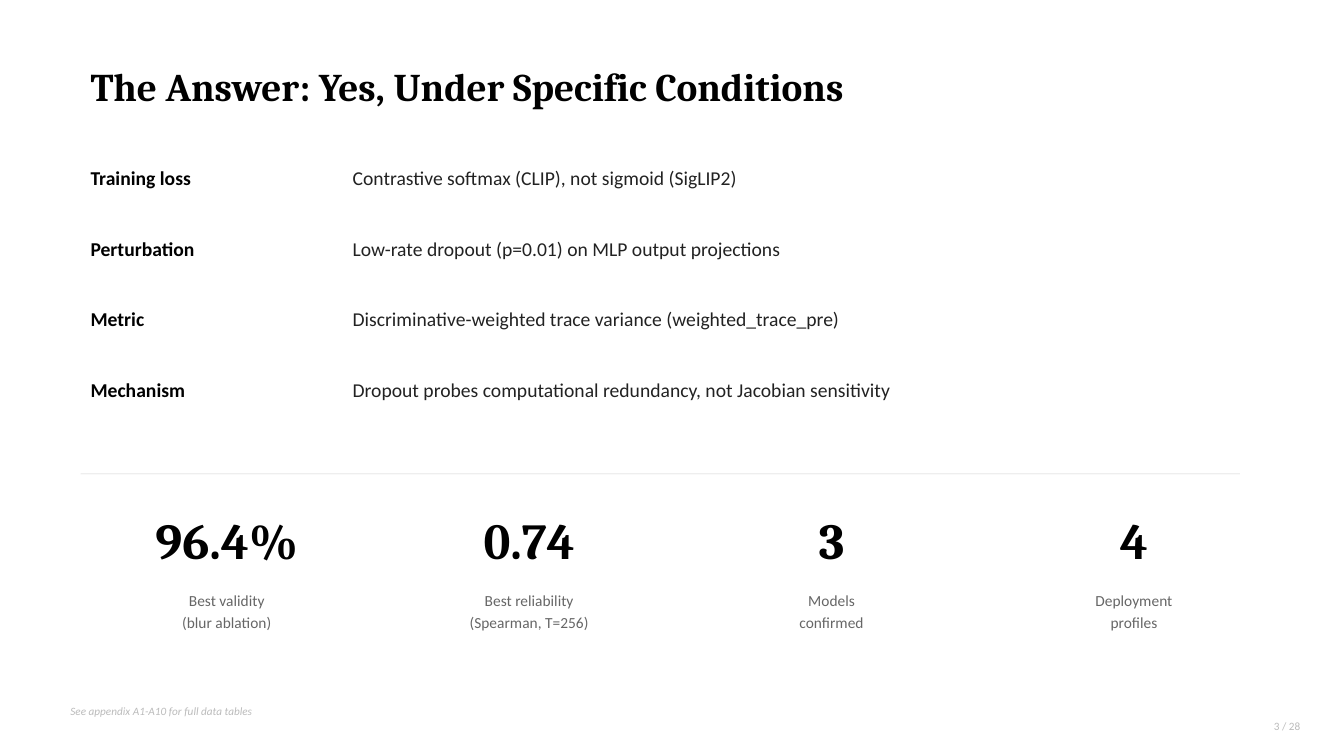
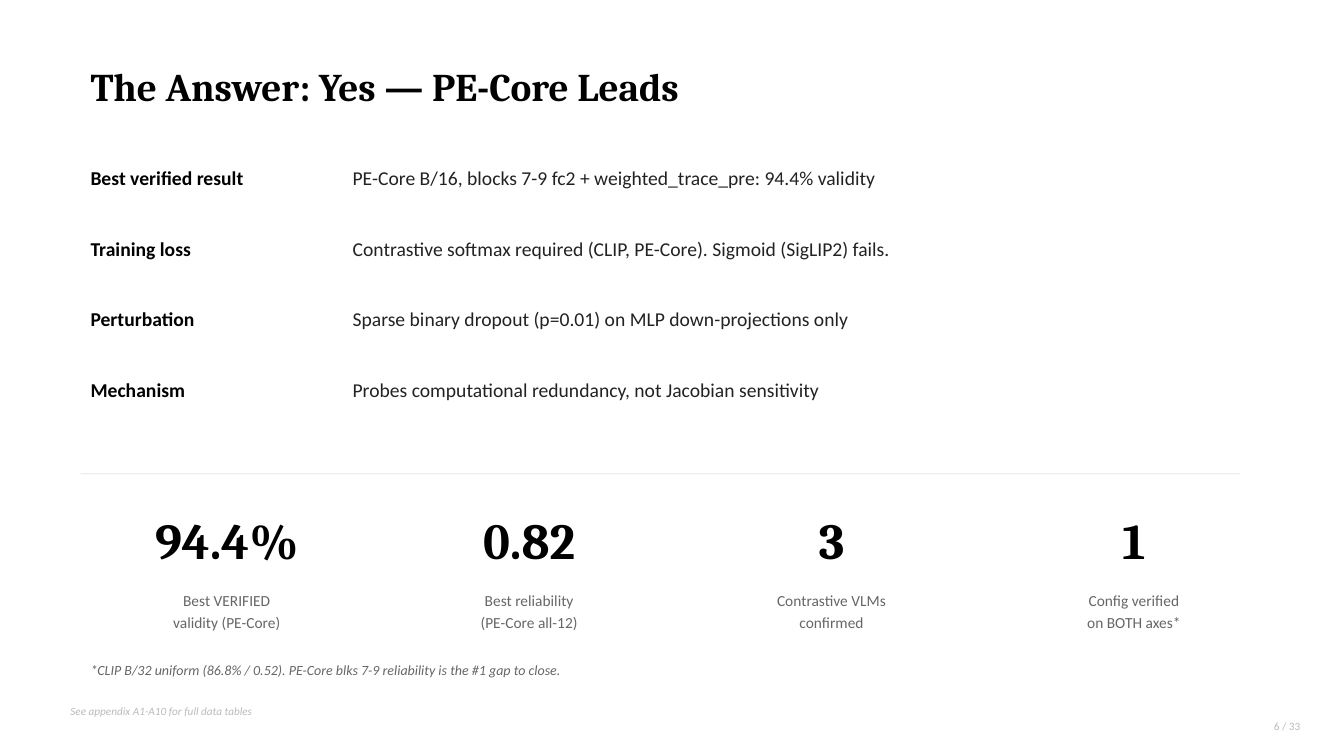
Before and after one commit to fwromano/mcdo-vlm-uncertainty, a slide deck: slide 6 of MC_Dropout_Status_Update.pptx (slide 3 before the commit). Drawn at 1344x756 pixels with LibreOffice and Linux fonts; fonts in the diff are those of the drawing. Boxes give left, top, right and bottom in pixels: in the first picture for what was removed or moved away, otherwise in the second. Text is boxed around its words. In the diff, an @@ line names an element or a change of style, - is before the commit and + after.

```diff
--- a/MC_Dropout_Status_Update.pptx
+++ b/MC_Dropout_Status_Update.pptx
@@ text at (x1=91, y1=73, x2=679, y2=102): text changed @@
-The Answer: Yes, Under Specific Conditions
+The Answer: Yes — PE-Core Leads
@@ text added at (x1=91, y1=171, x2=244, y2=185), 14 pt, text #000000, bold @@
+Best verified result
@@ text at (x1=353, y1=171, x2=875, y2=189): text changed @@
-Contrastive softmax (CLIP), not sigmoid (SigLIP2)
+PE-Core B/16, blocks 7-9 fc2 + weighted_trace_pre: 94.4% validity
@@ text "Training loss" moved from (x1=91, y1=171, x2=191, y2=189) to (x1=91, y1=242, x2=191, y2=260) @@
@@ text at (x1=353, y1=242, x2=890, y2=260): text changed @@
-Low-rate dropout (p=0.01) on MLP output projections
+Contrastive softmax required (CLIP, PE-Core). Sigmoid (SigLIP2) fails.
@@ text "Perturbation" moved from (x1=91, y1=242, x2=195, y2=256) to (x1=91, y1=312, x2=195, y2=326) @@
@@ text removed at (x1=91, y1=312, x2=145, y2=326) @@
-Metric
@@ text at (x1=353, y1=312, x2=848, y2=330): text changed @@
-Discriminative-weighted trace variance (weighted_trace_pre)
+Sparse binary dropout (p=0.01) on MLP down-projections only
@@ text at (x1=353, y1=383, x2=819, y2=400): text changed @@
-Dropout probes computational redundancy, not Jacobian sensitivity
+Probes computational redundancy, not Jacobian sensitivity
@@ text at (x1=155, y1=524, x2=298, y2=561): text changed @@
-96.4%
+94.4%
@@ text at (x1=483, y1=524, x2=575, y2=560): text changed @@
-0.74
+0.82
@@ text at (x1=1122, y1=525, x2=1145, y2=559): text changed @@
-4
+1
@@ text at (x1=173, y1=596, x2=281, y2=631): text changed @@
-Best validity
-(blur ablation)
+Best VERIFIED
+validity (PE-Core)
@@ text at (x1=777, y1=595, x2=885, y2=606): text changed @@
-Models
+Contrastive VLMs
@@ text at (x1=1087, y1=595, x2=1181, y2=628): text changed @@
-Deployment
-profiles
+Config verified
+on BOTH axes*
@@ text at (x1=481, y1=617, x2=577, y2=630): text changed @@
-(Spearman, T=256)
+(PE-Core all-12)
@@ text added at (x1=91, y1=665, x2=561, y2=678), 10 pt, text #666666, italic @@
+*CLIP B/32 uniform (86.8% / 0.52). PE-Core blks 7-9 reliability is the #1 gap to close.
@@ text at (x1=1274, y1=723, x2=1300, y2=730): text changed @@
-3 / 28
+6 / 33
```
Also in this commit, not shown: 24 other slides changed, 8 slides added, 3 slides removed, 9 other files.
